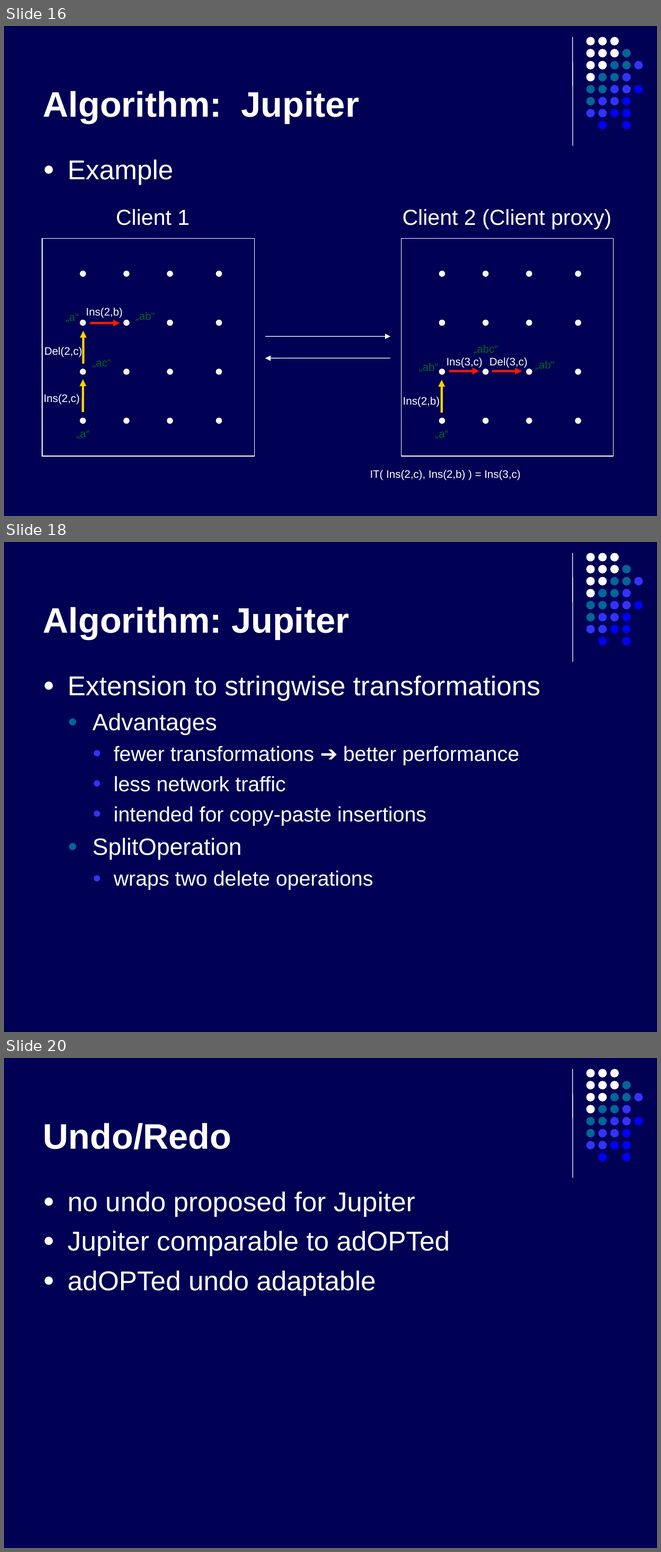
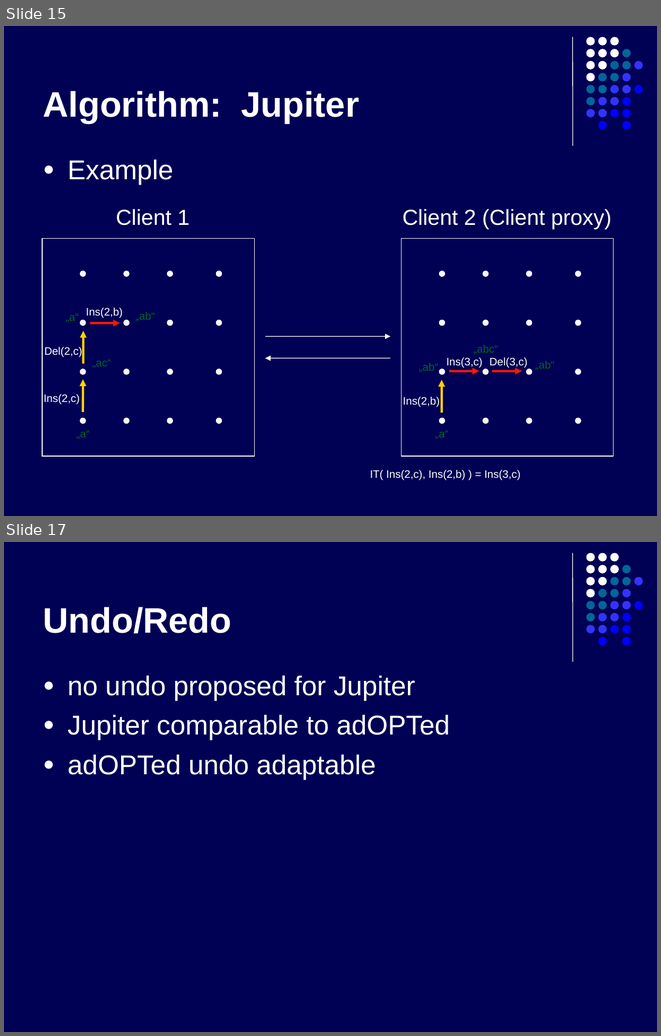
Before and after one commit to kyanha/ace, a slide deck: ace/trunk/doc/presentation/presentation.ppt. Shown one above the other, each under a label of ours: slides 16, 18 and 20 before the commit, slides 15 and 17 after it; the slides between them are not shown. The pictures are 661x1552 and 661x1036 pixels, drawn with LibreOffice and Linux fonts; fonts in the diff are those of the drawing. Boxes give left, top, right and bottom in pixels: in the first picture for what was removed or moved away, otherwise in the second. Text is boxed around its words. In the diff, an @@ line names an element or a change of style, - is before the commit and + after.

```diff
--- a/ace/trunk/doc/presentation/presentation.ppt
+++ b/ace/trunk/doc/presentation/presentation.ppt
@@ slide 18 removed at [4, 542, 657, 1032], background #000054; not listed: 32 template elements that a slide beside it also shows @@
@@ title removed at [43, 607, 349, 639] @@
-Algorithm: Jupiter
@@ text removed at [68, 675, 540, 890] @@
-● Extension to stringwise transformations
-  ● Advantages
-    ● fewer transformations ➔ better performance
-    ● less network traffic
-    ● intended for copy-paste insertions
-  ● SplitOperation
-    ● wraps two delete operations
@@ what was slide 16 is now slide 15 @@
@@ what was slide 20 is now slide 17 @@
```
Also in this commit, not shown: 5 slides changed, 1 slide added, 3 other slides removed.
